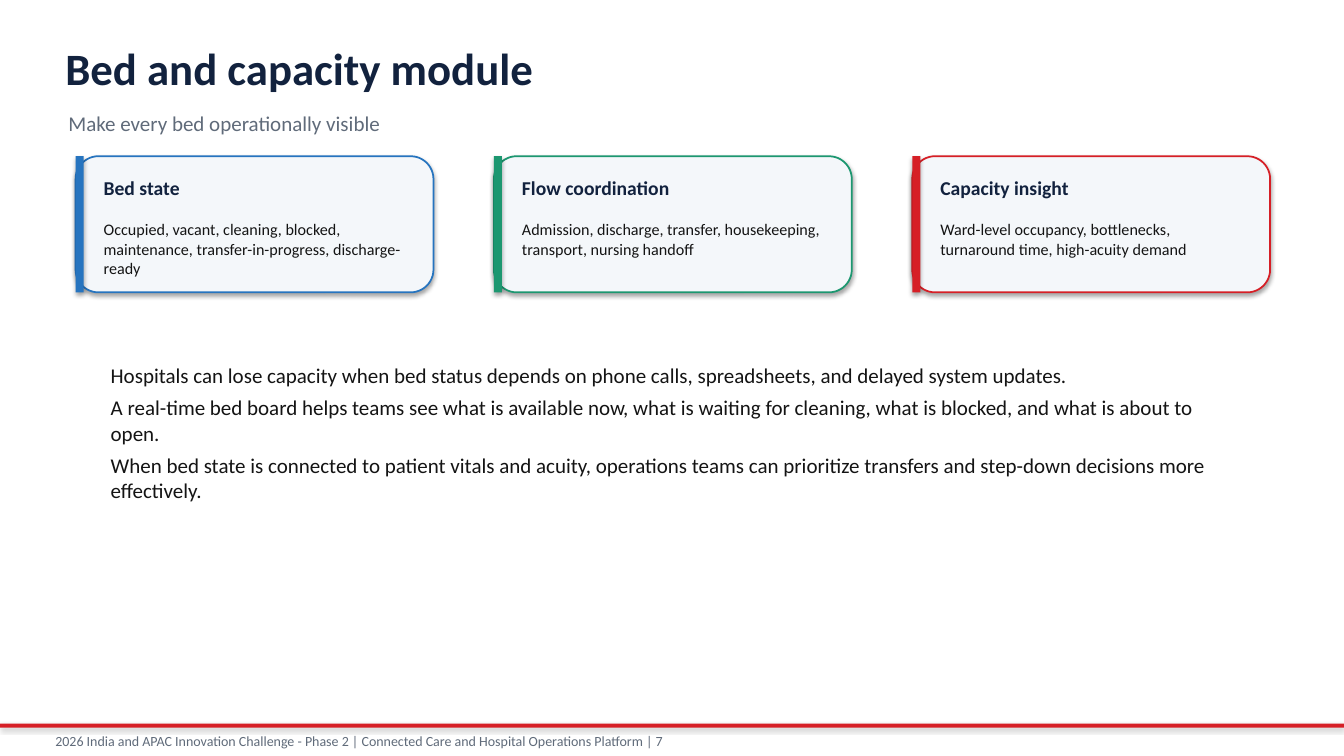
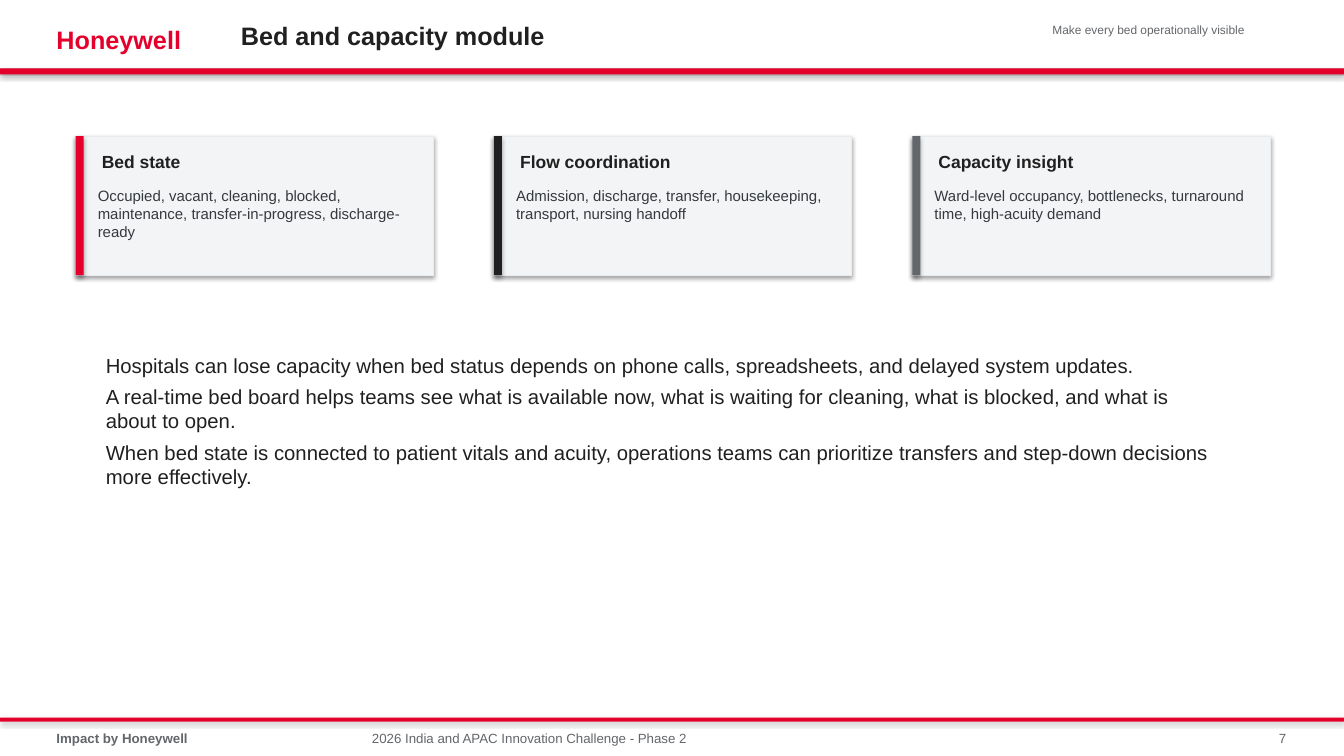
Before and after one commit to shyamnexus/HON_WSP_Innovation_Challenge, a slide deck: slide 7 of India_APAC_Innovation_Challenge_Phase2_Connected_Care_Platform.pptx. Drawn at 1344x756 pixels with LibreOffice and Linux fonts; fonts in the diff are those of the drawing. Boxes give left, top, right and bottom in pixels: in the first picture for what was removed or moved away, otherwise in the second. Text is boxed around its words. In the diff, an @@ line names an element or a change of style, - is before the commit and + after.

```diff
--- a/India_APAC_Innovation_Challenge_Phase2_Connected_Care_Platform.pptx
+++ b/India_APAC_Innovation_Challenge_Phase2_Connected_Care_Platform.pptx
@@ rectangle added at (x1=0, y1=0, x2=1344, y2=69), fill #FFFFFF @@
@@ text "Bed and capacity module" moved from (x1=65, y1=53, x2=533, y2=92) to (x1=241, y1=26, x2=545, y2=51) @@
@@ text "Bed and capacity module" at (x1=241, y1=26, x2=545, y2=51): size 32 to 18 pt, font Calibri to Arial, text colour #12223E to #202020 @@
@@ text "Make every bed operationally visible" moved from (x1=68, y1=116, x2=380, y2=135) to (x1=1052, y1=25, x2=1244, y2=36) @@
@@ text "Make every bed operationally visible" at (x1=1052, y1=25, x2=1244, y2=36): size 15 to 8.5 pt, font Calibri to Arial, text colour #606B7A to #63666A @@
@@ text added at (x1=56, y1=30, x2=181, y2=55), 18 pt, text #E4002B, bold @@
+Honeywell
@@ rectangle added at (x1=0, y1=69, x2=1344, y2=75), fill #E4002B @@
@@ rectangle at (x1=76, y1=136, x2=84, y2=275): fill #2674BF to #E4002B @@
@@ rectangle added at (x1=76, y1=136, x2=434, y2=275), fill #F3F4F6, outline #E8EBEF 0.8 pt @@
@@ text "Bed state" moved from (x1=104, y1=181, x2=179, y2=195) to (x1=102, y1=155, x2=181, y2=168) @@
@@ rectangle at (x1=494, y1=136, x2=502, y2=275): fill #1C9770 to #202020 @@
@@ rectangle added at (x1=494, y1=136, x2=852, y2=275), fill #F3F4F6, outline #E8EBEF 0.8 pt @@
@@ text "Flow coordination" moved from (x1=522, y1=181, x2=669, y2=195) to (x1=520, y1=155, x2=671, y2=168) @@
@@ 3 rectangles moved together from (x1=76, y1=156, x2=921, y2=292) to (x1=76, y1=136, x2=921, y2=275) @@
@@ rectangle at (x1=912, y1=136, x2=921, y2=275): fill #D61F26 to #63666A @@
@@ rectangle added at (x1=912, y1=136, x2=1270, y2=275), fill #F3F4F6, outline #E8EBEF 0.8 pt @@
@@ size 14 to 12.5 pt, font Calibri to Arial, text colour #12223E to #202020 in 3 elements at (x1=102, y1=155, x2=181, y2=168), (x1=520, y1=155, x2=671, y2=168), (x1=938, y1=155, x2=1073, y2=172) @@
@@ text "Capacity insight" moved from (x1=940, y1=181, x2=1068, y2=199) to (x1=938, y1=155, x2=1073, y2=172) @@
@@ rounded rectangle removed at (x1=76, y1=156, x2=434, y2=292) @@
@@ rounded rectangle removed at (x1=494, y1=156, x2=852, y2=292) @@
@@ rounded rectangle removed at (x1=912, y1=156, x2=1270, y2=292) @@
@@ text "Occupied, vacant, cleaning, blocked, maintenance, ..." moved from (x1=104, y1=223, x2=400, y2=277) to (x1=98, y1=190, x2=400, y2=240) @@
@@ size 11.5 to 10.7 pt, font Calibri to Arial, text colour #141414 to #36393F in 3 elements at (x1=98, y1=190, x2=400, y2=240), (x1=934, y1=190, x2=1244, y2=222), (x1=516, y1=190, x2=821, y2=222) @@
@@ text "Admission, discharge, transfer, housekeeping, transport, ..." moved from (x1=522, y1=223, x2=820, y2=258) to (x1=516, y1=190, x2=821, y2=222) @@
@@ text "Ward-level occupancy, bottlenecks, turnaround time, ..." moved from (x1=940, y1=223, x2=1187, y2=258) to (x1=934, y1=190, x2=1244, y2=222) @@
@@ text "Hospitals can lose capacity when ..." moved from (x1=111, y1=368, x2=1204, y2=502) to (x1=106, y1=358, x2=1208, y2=488) @@
@@ text "Hospitals can lose capacity when ..." at (x1=106, y1=358, x2=1208, y2=488): size 15 to 14.5 pt, font Calibri to Arial, text colour #141414 to #202020 @@
@@ rectangle moved from (x1=0, y1=724, x2=1344, y2=728) to (x1=0, y1=718, x2=1344, y2=722) @@
@@ rectangle at (x1=0, y1=718, x2=1344, y2=722): fill #D61F26 to #E4002B @@
@@ text added at (x1=56, y1=733, x2=188, y2=746), 9.5 pt, text #63666A, bold @@
+Impact by Honeywell
@@ text at (x1=372, y1=733, x2=686, y2=746): text changed; size 10 to 9.5 pt; font Calibri to Arial; text colour #606B7A to #63666A @@
-2026 India and APAC Innovation Challenge - Phase 2 | Connected Care and Hospital Operations Platform | 7
+2026 India and APAC Innovation Challenge - Phase 2
@@ text added at (x1=1279, y1=734, x2=1286, y2=743), 9.5 pt, text #63666A @@
+7
```
Also in this commit, not shown: 13 other slides changed, 1 other file.
